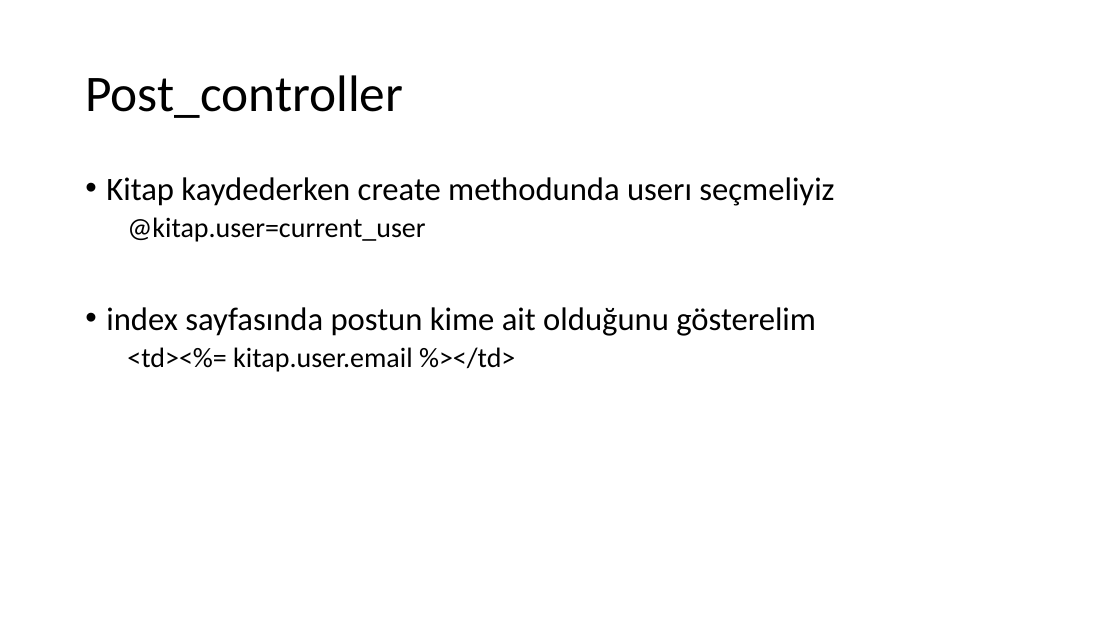
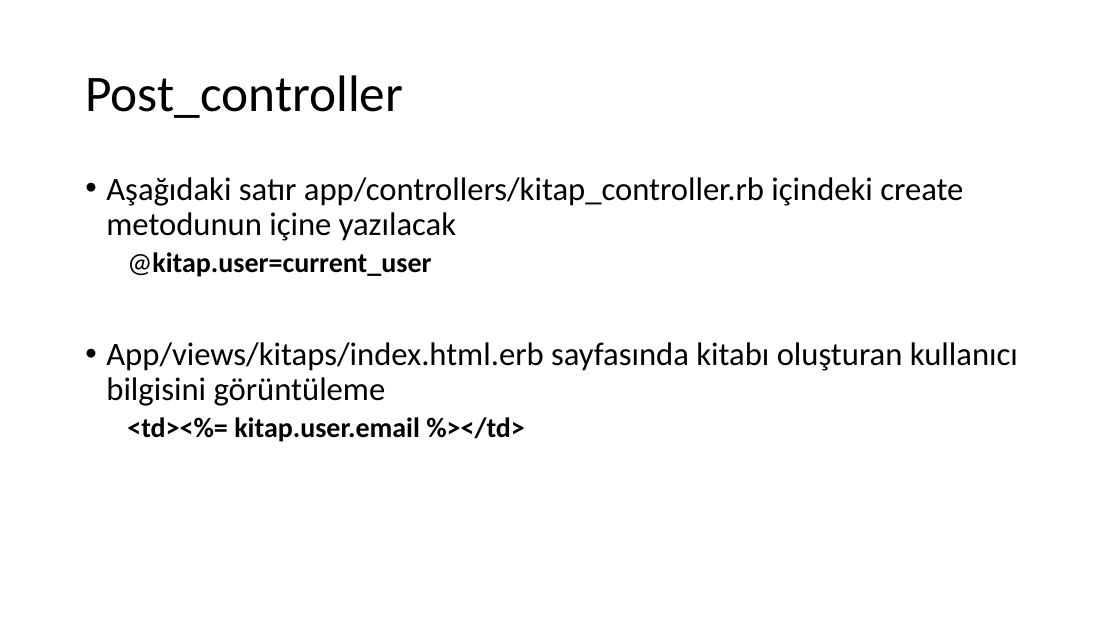
Before and after one commit to gorkemcakici/Web-Programlama, a slide deck: slide 5 of H9/1-Many.pptx. Drawn at 1120x630 pixels with LibreOffice and Linux fonts; fonts in the diff are those of the drawing. Boxes give left, top, right and bottom in pixels: in the first picture for what was removed or moved away, otherwise in the second. Text is boxed around its words. In the diff, an @@ line names an element or a change of style, - is before the commit and + after.

```diff
--- a/H9/1-Many.pptx
+++ b/H9/1-Many.pptx
@@ text at (x1=106, y1=177, x2=963, y2=241): text changed @@
-• Kitap kaydederken create methodunda userı seçmeliyiz
+• Aşağıdaki satır app/controllers/kitap_controller.rb içindeki create metodunun içine yazılacak
@@ text at (x1=127, y1=252, x2=525, y2=442): bold on in "@kitap.user=current_user", "<td><%= kitap.user.email %></td>" @@
@@ text at (x1=106, y1=342, x2=1018, y2=406): text changed @@
-• index sayfasında postun kime ait olduğunu gösterelim
+• App/views/kitaps/index.html.erb sayfasında kitabı oluşturan kullanıcı bilgisini görüntüleme
```
Also in this commit, not shown: 7 other slides changed.
